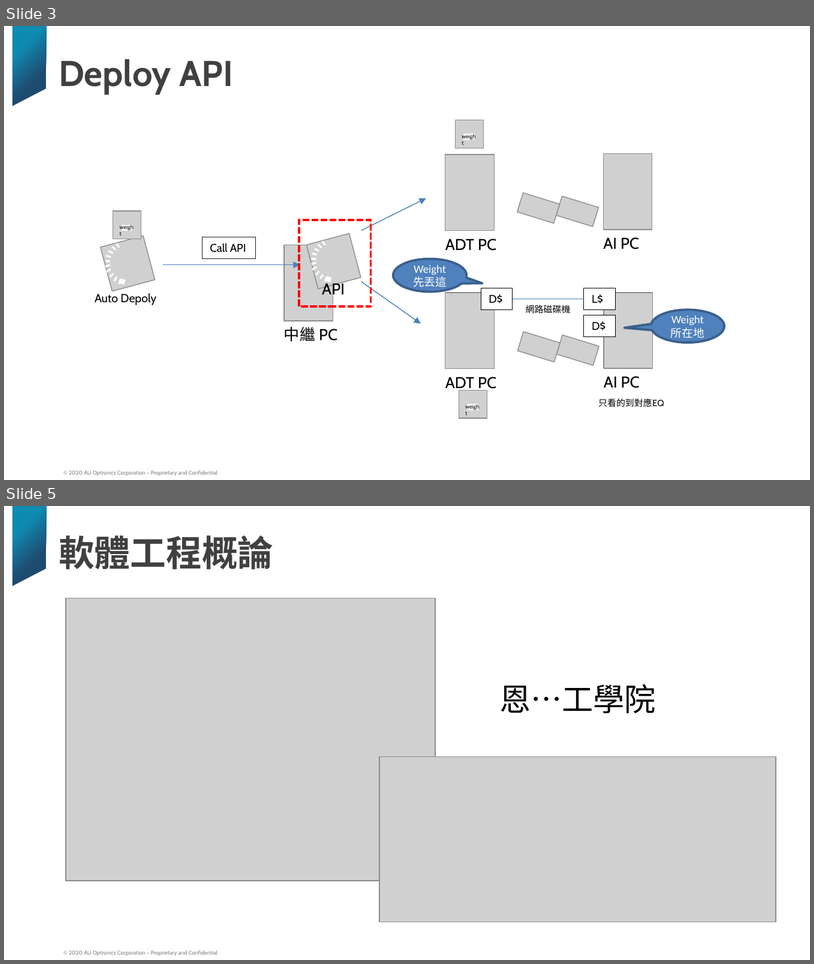
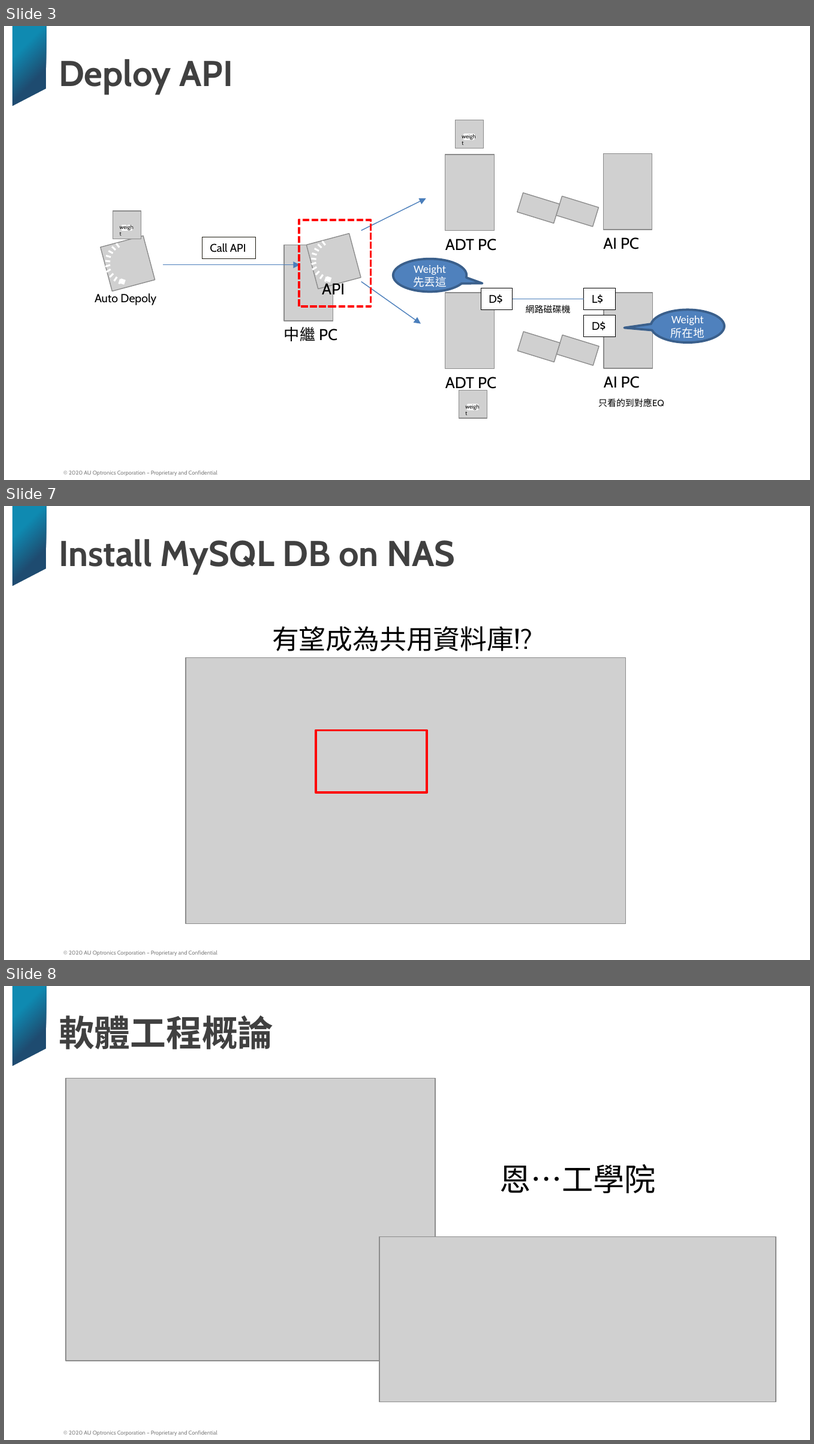
Before and after one commit to HongsyunJi/transferfile, a slide deck: HongsyunJi_weekly_report_w142.pptx. Shown one above the other, each under a label of ours: slides 3 and 5 before the commit, slides 3, 7 and 8 after it; the slides between them are not shown. The pictures are 814x964 and 814x1444 pixels, drawn with LibreOffice and Linux fonts; fonts in the diff are those of the drawing; grey boxes stand for pictures; background and template pictures are left out. Boxes give left, top, right and bottom in pixels: in the first picture for what was removed or moved away, otherwise in the second. Text is boxed around its words. In the diff, an @@ line names an element or a change of style, - is before the commit and + after.

```diff
--- a/HongsyunJi_weekly_report_w142.pptx
+++ b/HongsyunJi_weekly_report_w142.pptx
@@ slide 7 added at (4, 506, 810, 960), background #FFFFFF; not listed: 2 template elements that a slide beside it also shows @@
@@ title added at (59, 539, 455, 574), 32 pt, text #404040, bold @@
+Install MySQL DB on NAS
@@ text added at (272, 626, 533, 651), 24 pt, text #000000 @@
+有望成為共用資料庫!?
@@ picture added at (185, 658, 626, 924) @@
@@ rectangle added at (316, 730, 428, 792), outline #FF0000 2 pt @@
@@ what was slide 5 is now slide 8 @@
```
Also in this commit, not shown: 2 slides changed, 3 other slides added, 4 slides removed, 8 other files.
